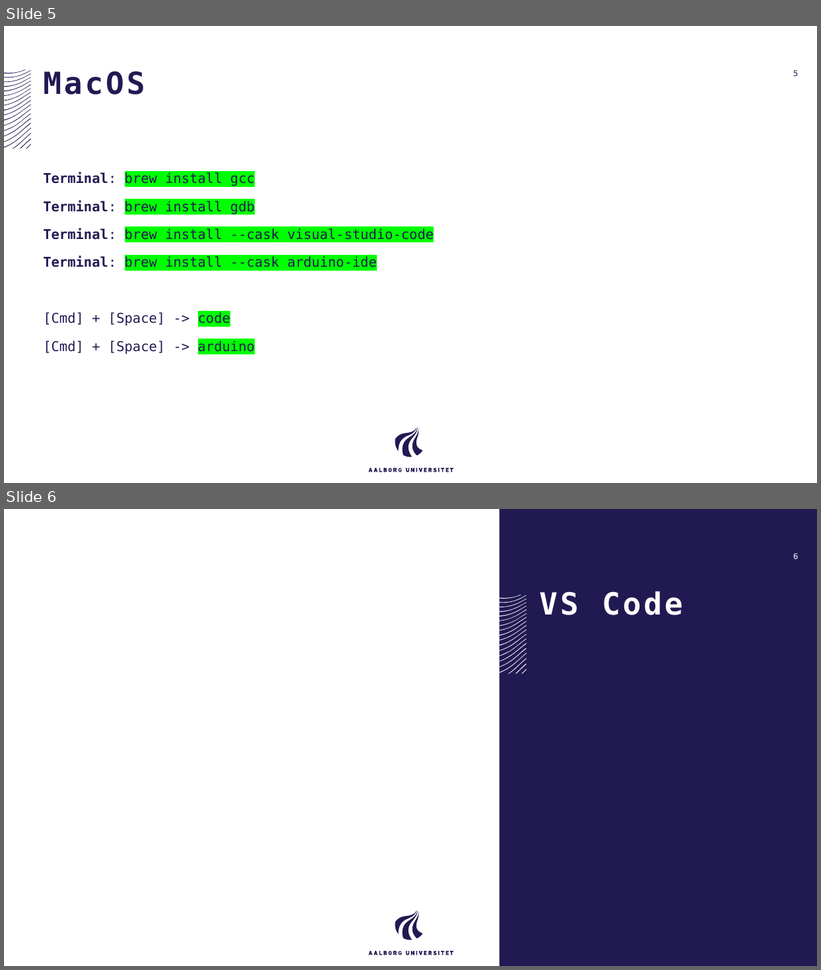
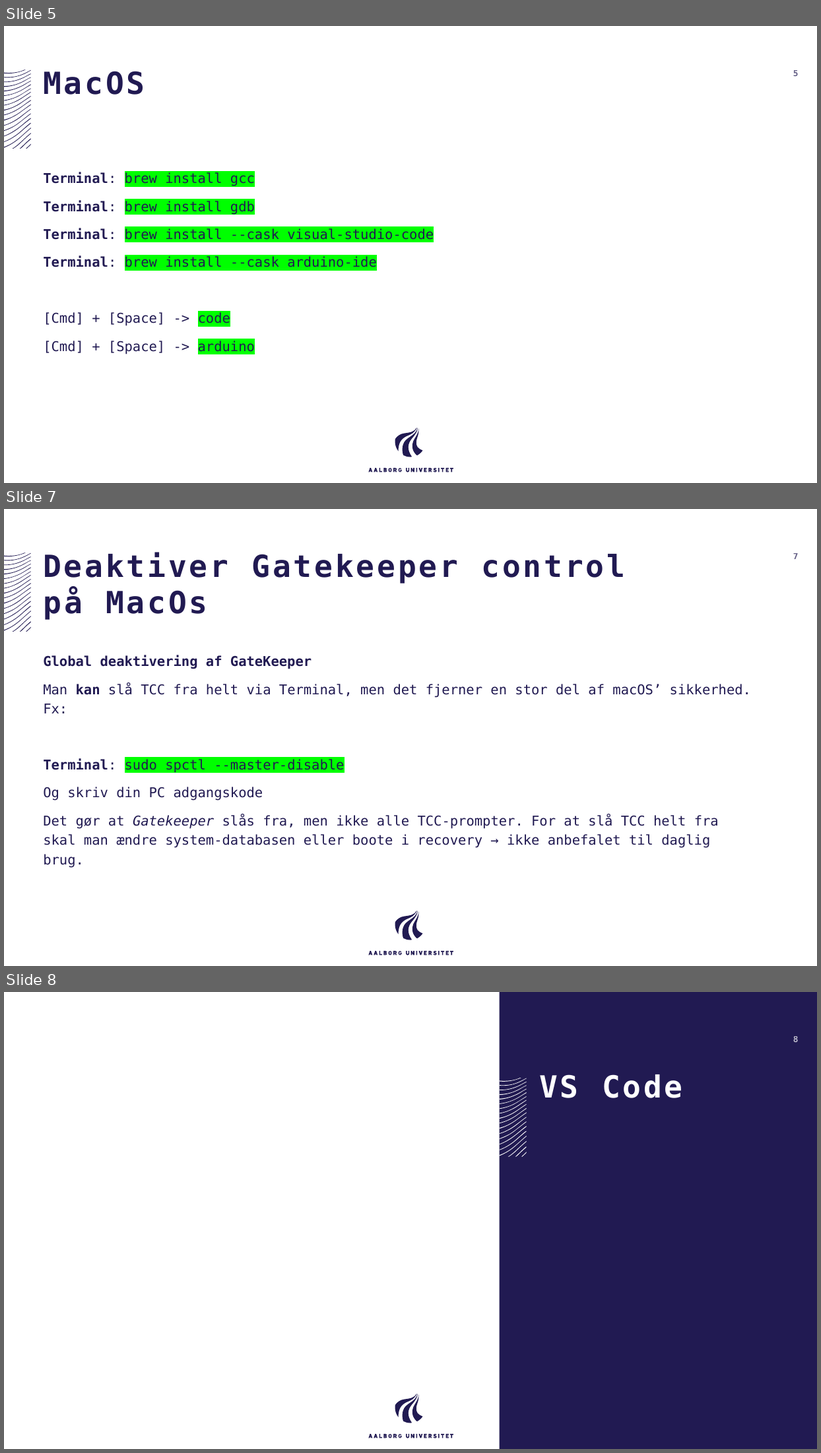
Before and after one commit to AAU-ST1-Programming/setup, a slide deck: Setup MacOS.pptx. Shown one above the other, each under a label of ours: slides 5 and 6 before the commit, slides 5, 7 and 8 after it; the slides between them are not shown. The pictures are 821x970 and 821x1453 pixels, drawn with LibreOffice and Linux fonts; fonts in the diff are those of the drawing. Boxes give left, top, right and bottom in pixels: in the first picture for what was removed or moved away, otherwise in the second. Text is boxed around its words. In the diff, an @@ line names an element or a change of style, - is before the commit and + after.

```diff
--- a/Setup MacOS.pptx
+++ b/Setup MacOS.pptx
@@ slide 7 added at bbox=[4, 509, 817, 966], background #FFFFFF; not listed: 40 template elements that a slide beside it also shows @@
@@ title added at bbox=[43, 552, 626, 620], 36 pt, text #211A52, bold @@
+Deaktiver Gatekeeper control på MacOs
@@ page number added at bbox=[793, 553, 799, 559], 10 pt, text #211A52 at 70% opacity, bold @@
+7
@@ text added at bbox=[43, 656, 751, 868], 16 pt, text #211A52 @@
+Global deaktivering af GateKeeper
+Man kan slå TCC fra helt via Terminal, men det fjerner en stor del af macOS’ sikkerhed.
+Fx:
+Terminal: sudo spctl --master-disable
+Og skriv din PC adgangskode
+Det gør at Gatekeeper slås fra, men ikke alle TCC-prompter. For at slå TCC helt fra skal man ændre system-databasen eller boote i recovery → ikke anbefalet til daglig brug.
@@ what was slide 6 is now slide 8 @@
```
Also in this commit, not shown: 2 slides changed, 1 other slide added, 1 slide removed, 1 other file.
